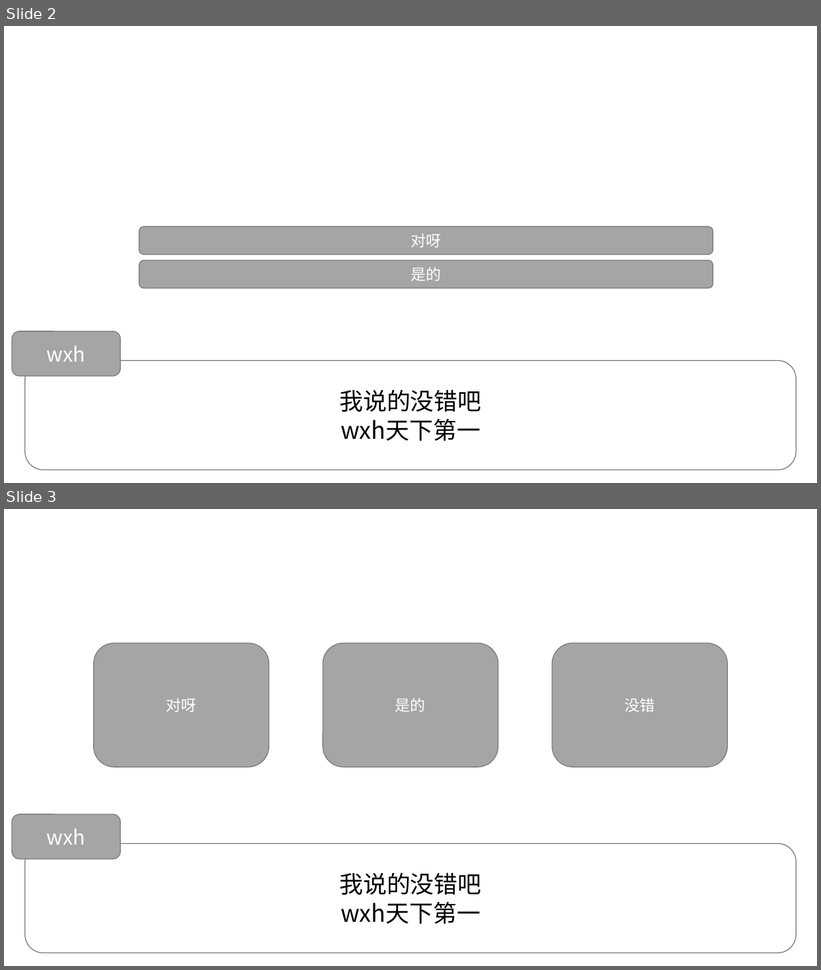
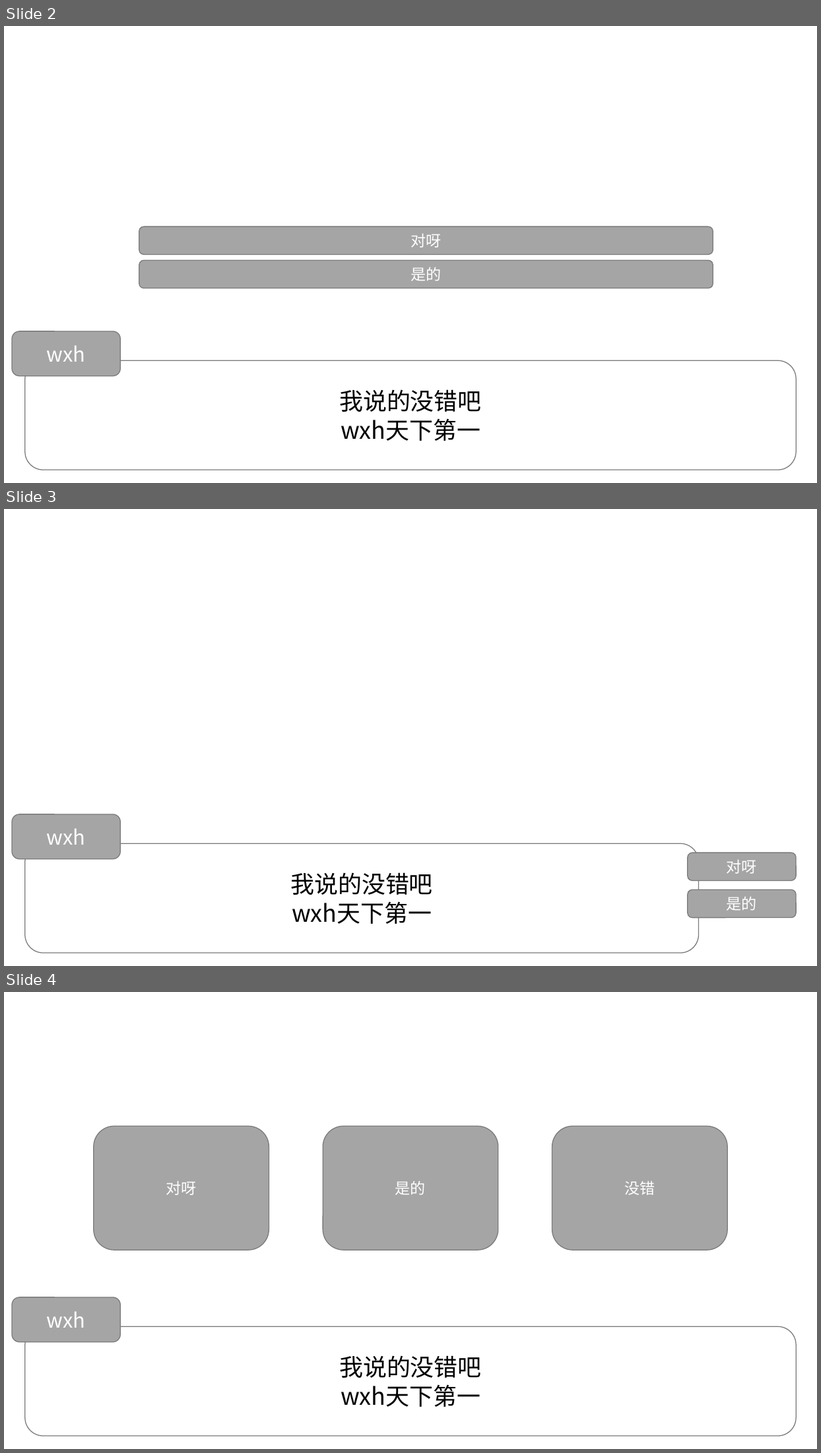
Before and after one commit to CommonAnts/OIASG, a slide deck: docs/界面布局.pptx. Shown one above the other, each under a label of ours: slides 2 and 3 before the commit, slides 2, 3 and 4 after it. The pictures are 821x970 and 821x1453 pixels, drawn with LibreOffice and Linux fonts; fonts in the diff are those of the drawing; background and template pictures are left out. Boxes give left, top, right and bottom in pixels: in the first picture for what was removed or moved away, otherwise in the second. Text is boxed around its words. In the diff, an @@ line names an element or a change of style, - is before the commit and + after.

```diff
--- a/docs/界面布局.pptx
+++ b/docs/界面布局.pptx
@@ slide 3 added at bbox=[4, 509, 817, 966], background picture (left out) @@
@@ rounded rectangle added at bbox=[12, 815, 121, 859], fill #A5A5A5, outline #7A7A7A 1 pt, 24 pt, text #FFFFFF @@
+wxh
@@ rounded rectangle added at bbox=[24, 844, 699, 953], fill #FFFFFF at 60% opacity, outline #7A7A7A 1 pt, 28 pt, text #000000 @@
+我说的没错吧
+wxh天下第一
@@ rounded rectangle added at bbox=[688, 853, 797, 881], fill #A5A5A5, outline #7A7A7A 1 pt, 18 pt, text #FFFFFF @@
+对呀
@@ rounded rectangle added at bbox=[688, 890, 797, 918], fill #A5A5A5, outline #7A7A7A 1 pt, 18 pt, text #FFFFFF @@
+是的
@@ what was slide 3 is now slide 4 @@
```
Also in this commit, not shown: 3 other slides added, 19 other files.
